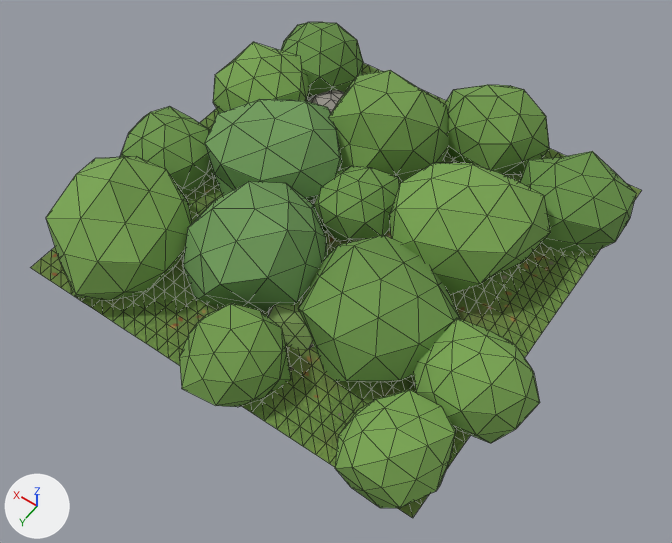
What one commit did to the glTF model assets/3D/forest_tiles/forest_border_full_d.glb.
Camera for both pictures: a 50 mm lens placed at (-3.16, 4.58, 6.97), pointed at (-0.19, 0.42, 0.43). The lights are fixed; the arrows at lower left show +X, +Y and +Z. The older version comes first. Mesh edges are drawn as thin lines. Objects named as collision shapes, trigger or cutter boxes, shadow casters or lower levels of detail are left out. Where no turn or scale is listed for an object, it has been applied to the vertices. Vertices at exactly the same position are counted once.

Names of what the first picture shows: 'border_full_d_Ground', 'border_full_d_Undergrowth'.
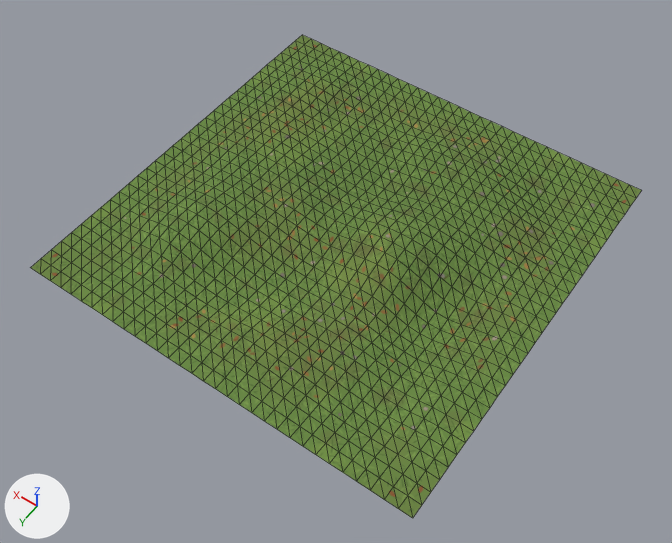
Scene script edits in JSON lines:
```json
{"block": "me_border_full_d_ground", "where": "# used by ob_border_full_d_ground; location = (0.0, 0.0, 0.0)"}
{"op": "remove", "block": "me_border_full_d_ground", "code": "me_border_full_d_ground.from_pydata(...)  # 1089 vertices, 2048 faces; spans x -2.0..2.0, y -2.0..2.0, z 0.34..0.64"}
{"op": "add", "block": "me_border_full_d_ground", "code": "me_border_full_d_ground.from_pydata(...)  # 1092 vertices, 2049 faces; spans x -2.0..2.0, y -2.0..2.0, z 0.34..0.64"}
{"block": "me_border_full_d_ground", "change": "me_border_full_d_ground part 1: 1 face spanning x 0.25..0.38, y 0.75..0.88, z 0.43..0.45 switches from mat_m_forestfloorfirst to mat_m_forestfloor"}
{"block": "me_border_full_d_ground", "change": "edits to the shape of me_border_full_d_ground do not show in these pictures"}
{"op": "remove", "block": "ob_border_full_d_undergrowth", "code": ["ob_border_full_d_undergrowth = bpy.data.objects.new('border_full_d_Undergrowth', me_border_full_d_undergrowth)", "ob_border_full_d_undergrowth.location = (0.0, 0.0, 0.0)"]}
```

Changed parts and their boxes [x1, y1, x2, y2] in the pictures (672 x 543 px):
```json
{"object": "border_full_d_Ground", "change": "reshaped", "before": [31, 63, 642, 518], "after": [31, 35, 642, 518], "on screen": "mostly hidden before"}
{"object": "border_full_d_Undergrowth", "change": "deleted", "before": [46, 22, 636, 508], "on screen": "green"}
{"part": 1, "of": "me_border_full_d_ground", "change": "recoloured", "after": [255, 266, 266, 281]}
```
